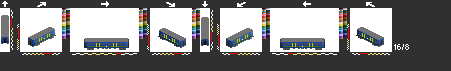
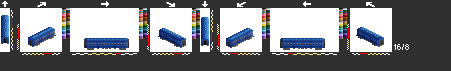
Comparing the layer stacks of the two 451x71 images. Changes:
hid "bn3" over left=1, top=15, right=384, bottom=47
painted on "bn" over left=88, top=43, right=321, bottom=45
